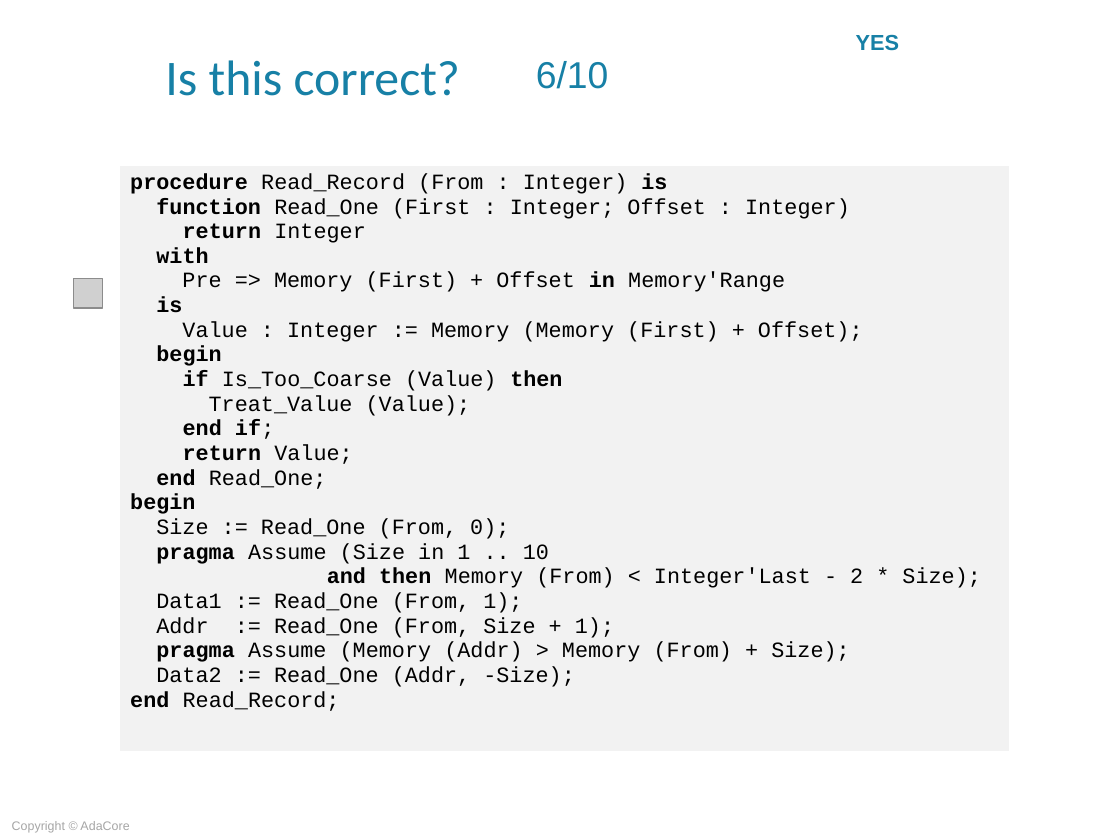
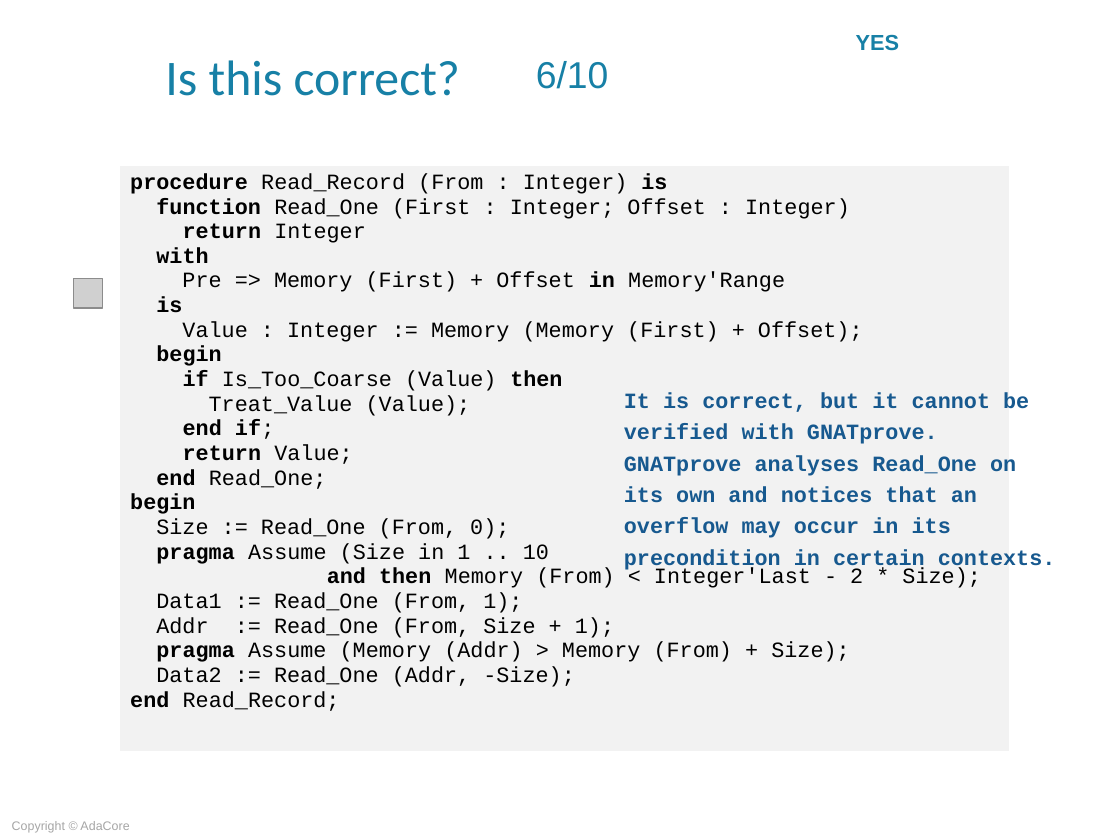
Before and after one commit to AdaCoreU/Courses, a slide deck: slide 30 of lectures/06_SPARK_2014/03_Proof_Of_Program_Integrity/Slides/03_Proof_Of_Program_Integrity.ppt. Drawn at 1120x840 pixels with LibreOffice and Linux fonts; fonts in the diff are those of the drawing; grey boxes stand for pictures; background and template pictures are left out. Boxes give left, top, right and bottom in pixels: in the first picture for what was removed or moved away, otherwise in the second. Text is boxed around its words. In the diff, an @@ line names an element or a change of style, - is before the commit and + after.

```diff
--- a/lectures/06_SPARK_2014/03_Proof_Of_Program_Integrity/Slides/03_Proof_Of_Program_Integrity.ppt
+++ b/lectures/06_SPARK_2014/03_Proof_Of_Program_Integrity/Slides/03_Proof_Of_Program_Integrity.ppt
@@ text added at (624,392,1056,572), 14 pt, text #17598F, bold @@
+It is correct, but it cannot be verified with GNATprove. GNATprove analyses Read_One on its own and notices that an overflow may occur in its precondition in certain contexts.
```
Also in this commit, not shown: 4 other slides changed, 1 other file.
